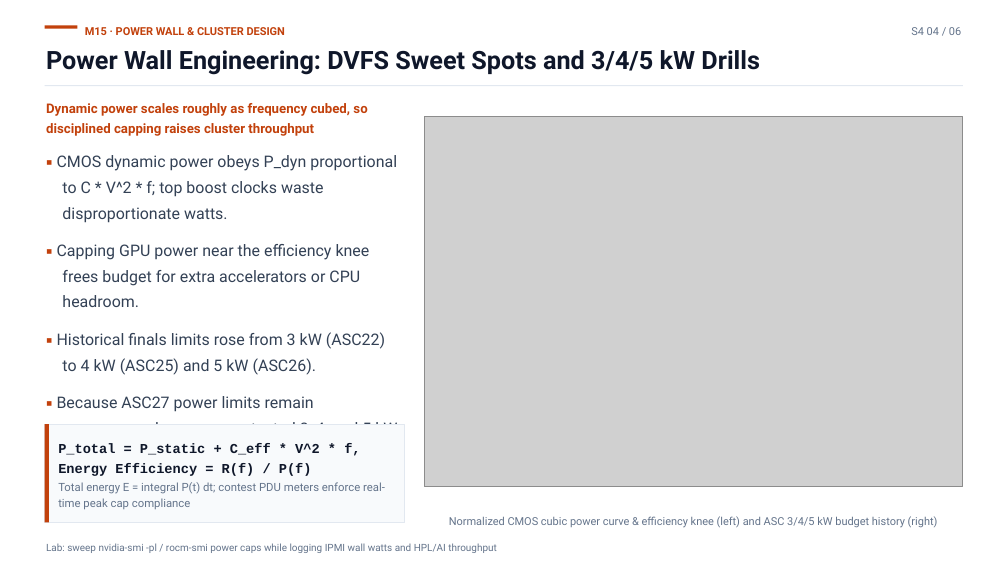
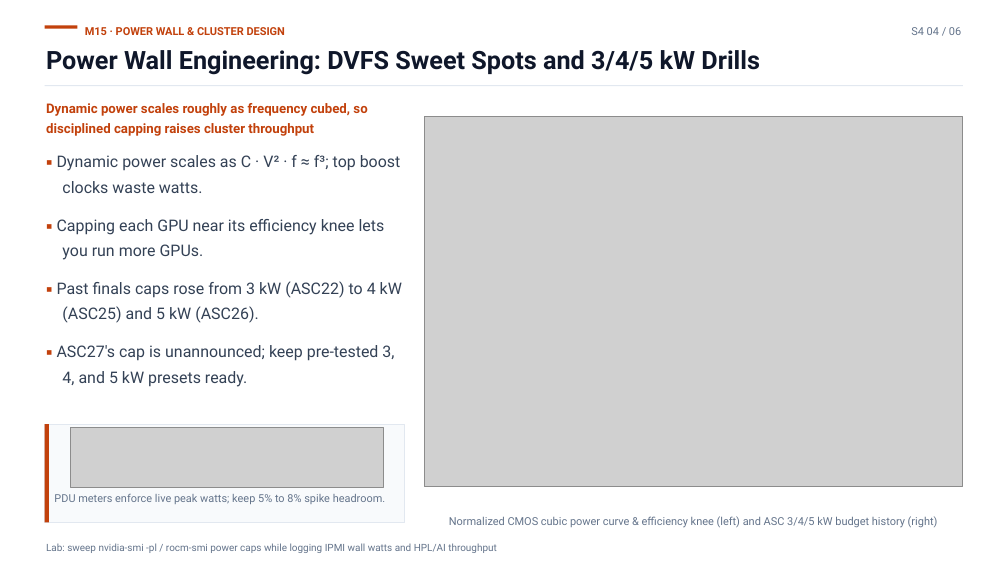
Before and after one commit to hkust-asc/asc27-curriculum, a slide deck: slide 4 of slides/odp/04-stage4-asc-sprint.odp. Drawn at 1008x567 pixels with LibreOffice and Linux fonts; fonts in the diff are those of the drawing; grey boxes stand for pictures. Boxes give left, top, right and bottom in pixels: in the first picture for what was removed or moved away, otherwise in the second. Text is boxed around its words. In the diff, an @@ line names an element or a change of style, - is before the commit and + after.

Commit message:
Tighten beginner slides and render core formulas in LaTeX.
Cut slide copy to one idea per bullet, fix formula-strip layout, and typeset each core formula with pdflatex. The pedagogy audit now checks slide density and raw ASCII operators.

```diff
--- a/slides/odp/04-stage4-asc-sprint.odp
+++ b/slides/odp/04-stage4-asc-sprint.odp
@@ text at (x1=57, y1=155, x2=402, y2=387): text changed @@
-▪ CMOS dynamic power obeys P_dyn proportional to C * V^2 * f; top boost clocks waste disproportionate watts.
-▪ Capping GPU power near the efficiency knee frees budget for extra accelerators or CPU headroom.
-▪ Historical finals limits rose from 3 kW (ASC22) to 4 kW (ASC25) and 5 kW (ASC26).
-▪ Because ASC27 power limits remain unannounced, prepare pre-tested 3, 4, and 5 kW presets.
+▪ Dynamic power scales as C · V² · f ≈ f³; top boost clocks waste watts.
+▪ Capping each GPU near its efficiency knee lets you run more GPUs.
+▪ Past finals caps rose from 3 kW (ASC22) to 4 kW (ASC25) and 5 kW (ASC26).
+▪ ASC27's cap is unannounced; keep pre-tested 3, 4, and 5 kW presets ready.
@@ text removed at (x1=58, y1=443, x2=385, y2=510) @@
-P_total = P_static + C_eff * V^2 * f, Energy Efficiency = R(f) / P(f)
-Total energy E = integral P(t) dt; contest PDU meters enforce real-time peak cap compliance
@@ picture added at (x1=70, y1=427, x2=383, y2=488) @@
@@ text added at (x1=54, y1=494, x2=385, y2=504), 10.4 pt, text #64748B @@
+PDU meters enforce live peak watts; keep 5% to 8% spike headroom.
```
Also in this commit, not shown: 4 other slides changed, 22 other files.
